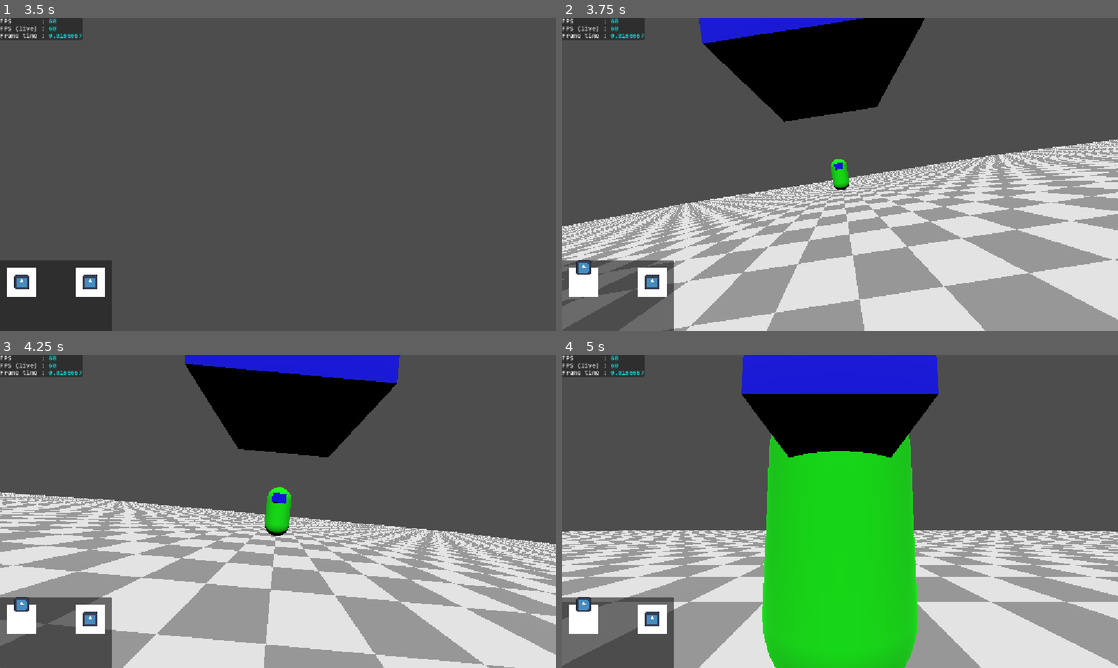
Above: before the commit, frames 1-4 (two rows, left to right).
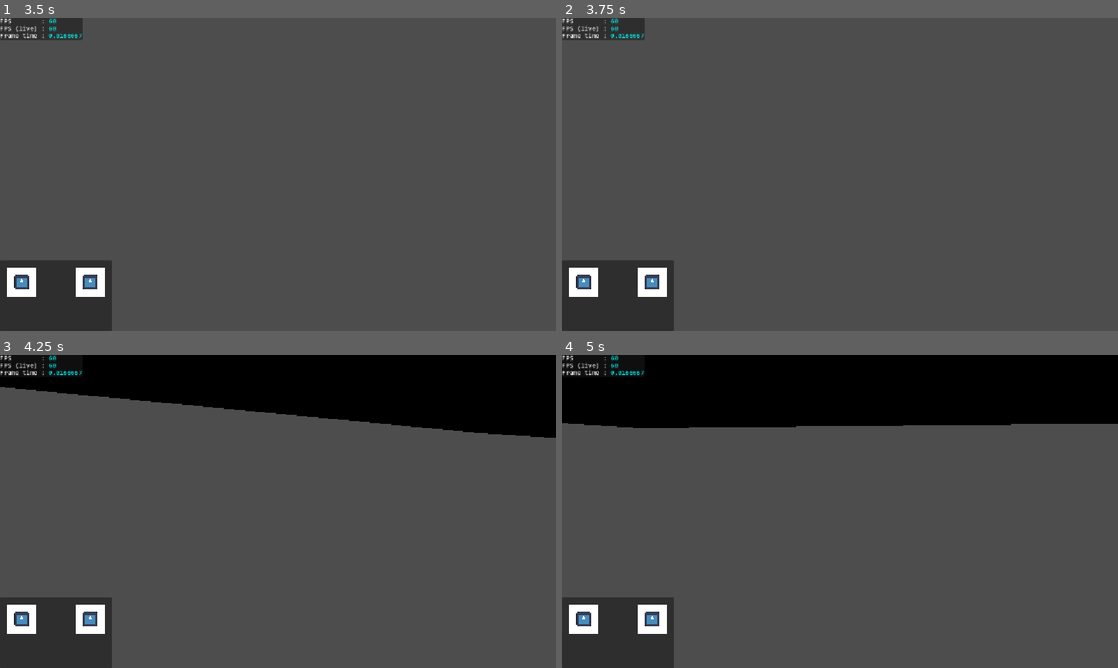
Above: after the commit, the same moments.

Repository: Slenderpi/ArcadeGame
Game: Godot game, scene res://core/main_scene/main_scene.tscn
Two runs of this game, one before a commit and one after it. Both use one fixed random seed, a clock stepped at 60 frames per second and the inputs below. The engine's default icon, where the game draws it, is replaced by a stand-in: a white triangle on a blue panel in a dark square.
Inputs (mouse positions are in pixels of both pictures, inside the frame that each line leads up to):
- Up to frame 1 (3.5 s): tap Enter at 0.5, 2 s; move the mouse to (305, 174) at 0.52 s; hold W (stick_left_north) from 0.53 s (still down); tap Y (insert_coin) at 0.6 s; click (305, 174) at 0.67 s; tap Space (trigger_left) at 1.25, 2.75 s; move the mouse to (250, 174) at 1.27 s; tap Q at 1.35 s; move the mouse to (289, 168) at 2.02 s; hold E 2.03-2.78 s; move the mouse to (272, 180) at 2.77 s; tap Ctrl at 2.85 s; click (272, 180) at 2.92 s
- Up to frame 2 (3.75 s): keep holding W (stick_left_north); tap Enter at 3.5 s; move the mouse to (878, 177) at 3.52 s; tap U at 3.6 s
- Up to frame 3 (4.25 s): keep holding W (stick_left_north)
- Up to frame 4 (5 s): keep holding W (stick_left_north); move the mouse to (795, 508) at 4.27 s; tap I at 4.35 s

Frame 1 is identical in both runs. In frame 2, 57% of the frame differs, in the area x 0-100%, y 0-100%; in frame 3, 65%; in frame 4, 71%.

Commit message:
Continued work

Diff:
--- a/core/main_scene/main_scene.gd
+++ b/core/main_scene/main_scene.gd
@@ -14,6 +14,7 @@
 	MATCHMAKING,
 	LOGIN, # NOTE: may rename to just "MENU"
 	SINGLEPLAYER,
+	MULTIPLAYER,
 	GAMEPLAY,
 	## For the MainScene that runs as the CLIENT.
 	CLIENT,
@@ -21,16 +22,9 @@
 }
 
 
-@export
-var level_to_load : PackedScene
-
-@export
-var mech_to_load_0 : PackedScene
-@export
-var mech_to_load_1 : PackedScene
 #@export
 #var player_controller : PackedScene
-var player_client_scene := preload("res://entities/player_client/player_client.tscn")
+#var player_client_scene := preload("res://entities/player_client/player_client.tscn")
 
 #@export_category("Developer Config")
 ### If true, skips visuals related to booting (the booting process itself still completes).
@@ -80,6 +74,8 @@
 				_on_state_matchmaking()
 			EMainSceneState.SINGLEPLAYER:
 				_on_state_singleplayer()
+			EMainSceneState.MULTIPLAYER:
+				_on_state_multiplayer()
 			EMainSceneState.LOGIN:
 				_on_state_login()
 			EMainSceneState.GAMEPLAY:
@@ -114,9 +110,15 @@
 		print("Versus peer found (%s). Current game should get paused and UI'd." % peerIp)
 		state = EMainSceneState.IDLE
 	)
-	NetworkManager.server_started.connect(func():
+	NetworkManager.server_started.connect(func(isMultiplayer: bool):
 		print_rich("[color=green]Server started! Gameplay can begin.")
-		state = EMainSceneState.GAMEPLAY
+		reset()
+		if isMultiplayer:
+			NetworkManager.can_versus = false
+			state = EMainSceneState.MULTIPLAYER
+		else:
+			NetworkManager.can_versus = true
+			state = EMainSceneState.SINGLEPLAYER
 	)
 	NetworkManager.disconnected.connect(func():
 		print_rich("[color=orange]Peers have disconnected. Multiplayer should end.")
@@ -139,11 +141,8 @@
 				#state = EMainSceneState.CLIENT
 	)
 	NetworkManager.player_disconnected.connect(func(peerId: int):
-		Debug.print_info("Player left: %d. Clearing folders." % peerId)
-		for c in _folder_level.get_children():
-			c.queue_free()
-		for c in _folder_entities.get_children():
-			c.queue_free()
+		Debug.print_info("Player left: %d. Calling reset()." % peerId)
+		reset()
 	)
 
 	state = EMainSceneState.BOOTING
@@ -188,6 +187,16 @@
 
 func _on_state_singleplayer() -> void:
 	Debug.print_info("MainScene state: SINGLEPLAYER.")
+	game_mode = SingleplayerGameMode.new(self)
+	game_mode.start()
+
+
+func _on_state_multiplayer() -> void:
+	Debug.print_info("MainScene state: MULTIPLAYER.")
+	if not multiplayer.is_server():
+		return
+	game_mode = MultiplayerGameMode.new(self)
+	game_mode.start()
 
 
 func _on_state_login() -> void:
@@ -304,6 +313,18 @@
 	_game_camera.camera_mode = GameCamera.ECameraMode.FIRST_PERSON
 
 
+func reset() -> void:
+	Debug.print_info("reset() called. Resetting World folders and MainScene's internal values.")
+	for c in _folder_entities.get_children():
+		c.queue_free()
+	for c in _folder_level.get_children():
+		c.queue_free()
+	active_stage = null
+	active_mech_0 = null
+	active_mech_1 = null
+	game_mode = null
+
+
 func _input(event: InputEvent) -> void:
 	if event is InputEventKey:
 		if event.is_pressed():
--- a/globals/network_manager.gd
+++ b/globals/network_manager.gd
@@ -26,9 +26,11 @@
 signal player_disconnected(peerId: int)
 
 
+## Emitted when this devices receives a CALL and
+## [member NetworkManager.can_versus] is true.
 signal versus_peer_found(otherIp: String) # TODO
 ## Emitted when both devices have connected to each other via ENet.
-signal server_started # TODO
+signal server_started(multiplayer: bool) # TODO
 ## Emitted if connection to the peer has been lost.
 signal disconnected
 
@@ -90,7 +92,7 @@
 	multiplayer.peer_connected.connect(func(peerId: int):
 		print_rich("[color=orange]peer_connected fired with peerId %d." % peerId)
 		if peerId != peer.get_unique_id():
-			server_started.emit()
+			server_started.emit(true)
 	)
 	multiplayer.peer_disconnected.connect(func(peerId: int):
 		print_rich("[color=orange]peer_disconnected fired with peerId %d." % peerId)
@@ -205,8 +207,8 @@
 				#print_rich("Received message from %s: %s" % [senderIp, str(msgArgs)])
 
 
-func set_to_solo() -> void:
-	state = ENetworkManagerState.IDLE
+#func set_to_solo() -> void:
+	#state = ENetworkManagerState.IDLE
 	#peer.disconnect_peer()
 
 
@@ -222,9 +224,9 @@
 	multiplayer.multiplayer_peer = OfflineMultiplayerPeer.new()
 	other_peer_id = 0
 	print_rich("[color=green]Server started successfully.")
-	can_versus = false
+	#can_versus = false
 	state = ENetworkManagerState.IDLE # TODO: what state should be next?
-	server_started.emit()
+	server_started.emit(false)
 
 
 func start_server(serverIp: String) -> void:
@@ -308,7 +310,7 @@
 		return
 	multiplayer.multiplayer_peer = peer
 	print_rich("[color=green]Server started successfully.")
-	can_versus = false
+	#can_versus = false
 	state = ENetworkManagerState.IDLE # TODO: what state should be next?
 	_broadcast_server_created()
 
@@ -324,7 +326,7 @@
 	other_peer_id = peer.get_unique_id()
 	print_rich("[color=green]Client created and joined successfully.")
 	#state = ENetworkManagerState.CLIENT
-	can_versus = false
+	#can_versus = false
 	state = ENetworkManagerState.IDLE # TODO: what state should be next?
 	#player_connected.emit(peer.get_unique_id())
 	# TODO: server_started needs to be emitted on probably the peer_connected signal
